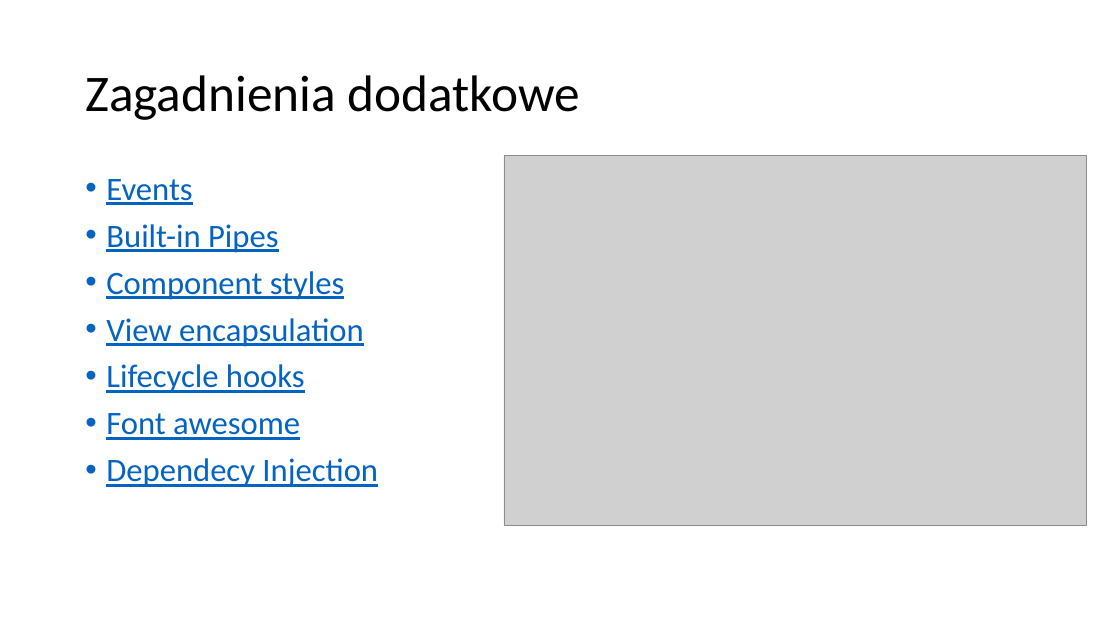
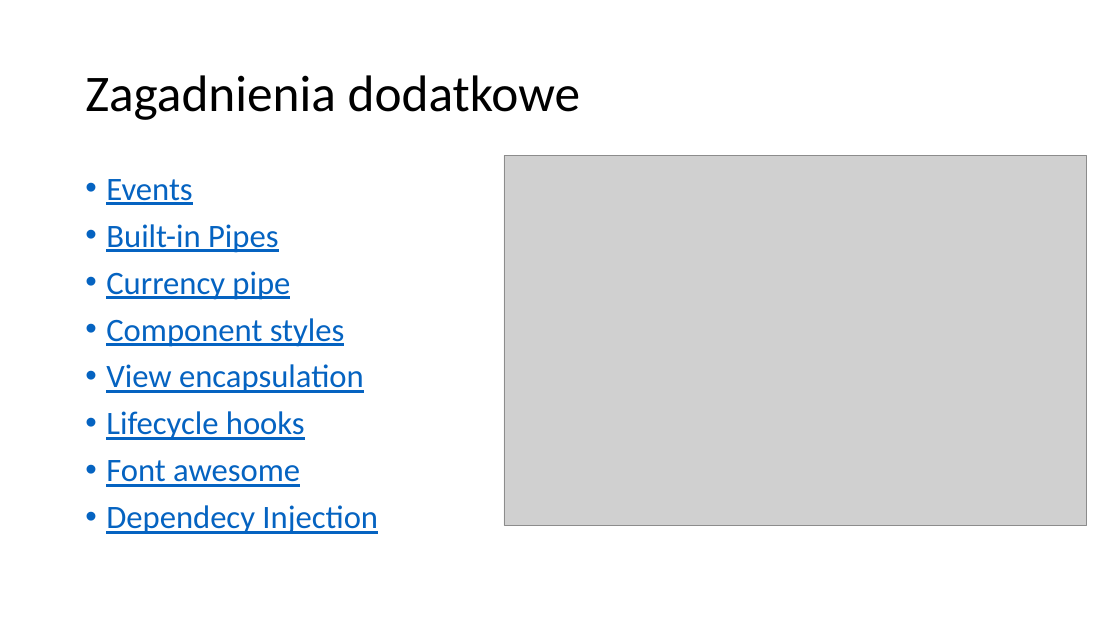
Before and after one commit to VadimPeczynski/Angular-Workshop, a slide deck: slide 35 of 2/presentation/Angular 2.pptx. Drawn at 1120x630 pixels with LibreOffice and Linux fonts; fonts in the diff are those of the drawing; grey boxes stand for pictures. Boxes give left, top, right and bottom in pixels: in the first picture for what was removed or moved away, otherwise in the second. Text is boxed around its words. In the diff, an @@ line names an element or a change of style, - is before the commit and + after.

Commit message:
Currency pipe link was added to presentation for Workshop 2

```diff
--- a/2/presentation/Angular 2.pptx
+++ b/2/presentation/Angular 2.pptx
@@ text at box(106, 271, 290, 300): paragraph added @@
+• Currency pipe
```
